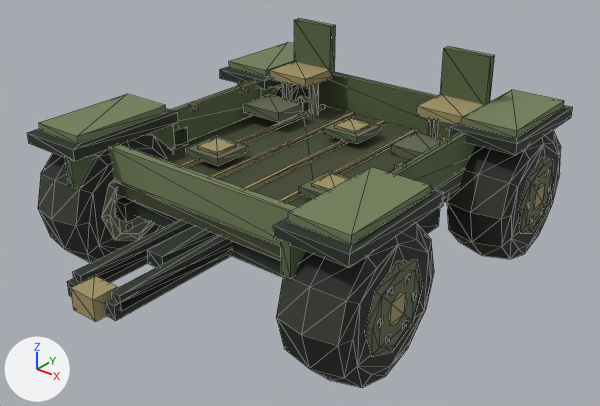
Two versions of the Blender file assets/models/wagons/wagon_weapon.blend, one commit apart.
Before and after are seen from a 50 mm camera at (5.61, -7.21, 5.13) aimed at (0.22, -0.47, 0.95). Every picture has the same lights, and +X, +Y and +Z are marked at lower left. The picture after the commit comes second. Mesh edges are drawn as thin lines.

Script lines for the objects in view, before the commit:
```python
me_drawbarframe_002 = bpy.data.meshes.new('DrawbarFrame.002')
me_drawbarframe_002.from_pydata(...)  # 24 vertices, 36 faces; spans x -0.34..0.34, y -1.84..0.15, z -0.12..0.12
me_drawbarframe_002.materials.append(mat_military_wagon_palette)  # picture img_wagon_palette_png
me_militarywagondetail_weapon = bpy.data.meshes.new('MilitaryWagonDetail_weapon')
me_militarywagondetail_weapon.from_pydata(...)  # 64 vertices, 96 faces; spans x -1.74..1.74, y -1.33..-0.55, z 1.27..1.54
me_militarywagondetail_weapon.materials.append(mat_military_wagon_palette)  # picture img_wagon_palette_png
me_pickupsharedwheelmesh = bpy.data.meshes.new('PickupSharedWheelMesh')
me_pickupsharedwheelmesh.from_pydata(...)  # 156 vertices, 208 faces; spans x -0.44..0.44, y -0.88..0.88, z -0.88..0.88
me_pickupsharedwheelmesh.materials.append(mat_military_wagon_palette)  # picture img_wagon_palette_png
ob_allterraintire_011 = bpy.data.objects.new('AllTerrainTire.011', me_pickupsharedwheelmesh)
ob_allterraintire_011.parent = ob_wheelrotation_011
ob_allterraintire_011.location = (0.0, 0.0, 0.0)
ob_drawbarframe_002 = bpy.data.objects.new('DrawbarFrame.002', me_drawbarframe_002)
ob_drawbarframe_002.parent = ob_steeringdrawbar_002
ob_drawbarframe_002.location = (0.0, 0.0, 0.0)
ob_wagondetails_weapon = bpy.data.objects.new('WagonDetails_weapon', me_militarywagondetail_weapon)
ob_wagondetails_weapon.parent = ob_steeringwheeltrailer_002
ob_wagondetails_weapon.location = (0.0, 0.0, 0.0)
# also in view: 'AllTerrainTire.008' at (-1.8, -1.55, 0.88); 'WagonDeck.002' at (0.0, -0.42, 1.51); 'AllTerrainTire.009' at (1.8, -1.55, 0.88)
```
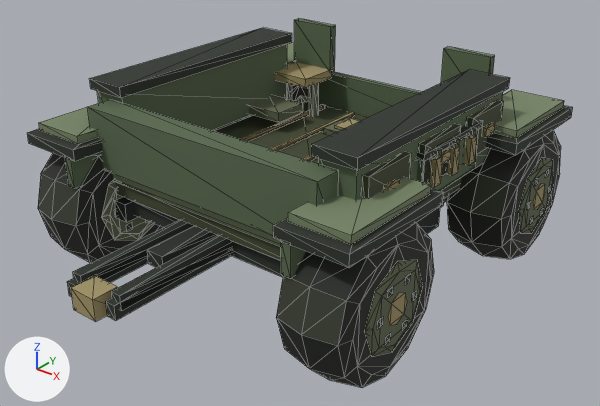
Changed parts and their boxes (x1, y1, x2, y2) in the pictures (600 x 406 px):
'WagonDetails_weapon', reshaped (mostly hidden before): before (172, 128, 188, 151); after (88, 28, 510, 235)
part 1 of me_militarywagondetail_weapon, added (green): after (97, 44, 287, 131)
part 2 of me_militarywagondetail_weapon, added: after (90, 28, 292, 98)
part 3 of me_militarywagondetail_weapon, added: after (319, 92, 503, 200)
part 4 of me_militarywagondetail_weapon, added: after (312, 70, 510, 170)
part 5 of me_militarywagondetail_weapon, added: after (467, 100, 504, 155)
part 6 of me_militarywagondetail_weapon, added: after (482, 123, 495, 137)
part 7 of me_militarywagondetail_weapon, added: after (420, 124, 461, 184)
part 8 of me_militarywagondetail_weapon, added: after (442, 149, 451, 164)
part 9 of me_militarywagondetail_weapon, added: after (363, 152, 411, 199)
part 10 of me_militarywagondetail_weapon, added: after (384, 179, 400, 191)
part 11 of me_militarywagondetail_weapon, added (green): after (88, 100, 338, 235)
part 12 of me_militarywagondetail_weapon, added (green): after (417, 129, 479, 191)
part 13 of me_militarywagondetail_weapon, added: after (417, 121, 483, 161)
part 14 of me_militarywagondetail_weapon, added: after (464, 135, 477, 165)
part 15 of me_militarywagondetail_weapon, added: after (468, 128, 476, 138)
part 16 of me_militarywagondetail_weapon, added: after (447, 145, 460, 176)
part 17 of me_militarywagondetail_weapon, deleted (mostly hidden): before (172, 128, 188, 151)
part 18 of me_militarywagondetail_weapon, added (brown): after (430, 138, 460, 187)

The change, as a diff of the scene's bpy script:
```diff
--- a/assets/models/wagons/wagon_weapon.blend.py
+++ b/assets/models/wagons/wagon_weapon.blend.py
@@ me_militarywagondetail_weapon @@
 # used by ob_wagondetails_weapon; parent = ob_steeringwheeltrailer_002; location = (0.0, 0.0, 0.0)
-me_militarywagondetail_weapon.from_pydata(...)  # 64 vertices, 96 faces; spans x -1.74..1.74, y -1.33..-0.55, z 1.27..1.54
-me_militarywagondetail_weapon.materials.append(mat_military_wagon_palette)  # picture img_wagon_palette_png
+me_militarywagondetail_weapon.from_pydata(...)  # 264 vertices, 396 faces; spans x -1.91..1.91, y -1.93..1.27, z 1.41..2.33
+# me_militarywagondetail_weapon part 1: a new loose piece, a box spanning x -1.78..-1.36, y -1.62..1.22, z 1.41..2.23, in mat_military_wagon_weapon_palette (picture img_wagon_weapon_palette_png)
+# me_militarywagondetail_weapon part 2: a new loose piece, a box spanning x -1.83..-1.32, y -1.67..1.27, z 2.21..2.33, in mat_military_wagon_weapon_palette (picture img_wagon_weapon_palette_png)
+# me_militarywagondetail_weapon part 3: a new loose piece, a box spanning x 1.36..1.78, y -1.62..1.22, z 1.41..2.23, in mat_military_wagon_weapon_palette (picture img_wagon_weapon_palette_png)
+# me_militarywagondetail_weapon part 4: a new loose piece, a box spanning x 1.32..1.83, y -1.67..1.27, z 2.21..2.33, in mat_military_wagon_weapon_palette (picture img_wagon_weapon_palette_png)
+# me_militarywagondetail_weapon part 5: a new loose piece, a box spanning x 1.77..1.85, y 0.42..1.12, z 1.64..2.1, in mat_military_wagon_weapon_palette (picture img_wagon_weapon_palette_png)
+# me_militarywagondetail_weapon part 6: a new loose piece, a box spanning x 1.845..1.895, y 0.67..0.87, z 1.82..1.92, in mat_military_wagon_weapon_palette (picture img_wagon_weapon_palette_png)
+# me_militarywagondetail_weapon part 7: a new loose piece, a box spanning x 1.77..1.85, y -0.55..0.15, z 1.64..2.1, in mat_military_wagon_weapon_palette (picture img_wagon_weapon_palette_png)
+# me_militarywagondetail_weapon part 8: a new loose piece, a box spanning x 1.845..1.895, y -0.3..-0.1, z 1.82..1.92, in mat_military_wagon_weapon_palette (picture img_wagon_weapon_palette_png)
+# me_militarywagondetail_weapon part 9: a new loose piece, a box spanning x 1.77..1.85, y -1.52..-0.82, z 1.64..2.1, in mat_military_wagon_weapon_palette (picture img_wagon_weapon_palette_png)
+# me_militarywagondetail_weapon part 10: a new loose piece, a box spanning x 1.845..1.895, y -1.27..-1.07, z 1.82..1.92, in mat_military_wagon_weapon_palette (picture img_wagon_weapon_palette_png)
+# me_militarywagondetail_weapon part 11: a new loose piece, a box spanning x -1.58..1.58, y -1.93..-1.61, z 1.42..2.12, in mat_military_wagon_weapon_palette (picture img_wagon_weapon_palette_png)
+# me_militarywagondetail_weapon part 12: a new loose piece, a box spanning x 1.55..1.85, y -0.57..0.57, z 1.5..1.97, in mat_military_wagon_weapon_palette (picture img_wagon_weapon_palette_png)
+# me_militarywagondetail_weapon part 13: a new loose piece, a box spanning x 1.525..1.875, y -0.6..0.6, z 1.955..2.025, in mat_military_wagon_weapon_palette (picture img_wagon_weapon_palette_png)
+# me_militarywagondetail_weapon part 14: a new loose piece, a box spanning x 1.83..1.91, y 0.3..0.42, z 1.62..1.92, in mat_military_wagon_weapon_palette (picture img_wagon_weapon_palette_png)
+# me_militarywagondetail_weapon part 15: a new loose piece, a box spanning x 1.835..1.905, y 0.32..0.4, z 1.915..2.005, in mat_military_wagon_weapon_palette (picture img_wagon_weapon_palette_png)
+# me_militarywagondetail_weapon part 16: a new loose piece, a box spanning x 1.83..1.91, y -0.06..0.06, z 1.62..1.92, in mat_military_wagon_weapon_palette (picture img_wagon_weapon_palette_png)
+# me_militarywagondetail_weapon part 17: the loose piece of 8 vertices spanning x -1.74..-1.5, y -1.33..-0.55, z 1.27..1.51 is deleted
+# me_militarywagondetail_weapon part 18: 24 vertices added at x 1.83..1.91, y -0.42..0.04, z 1.62..2.01
+# other edits to the shape of me_militarywagondetail_weapon do not show in these pictures
+me_militarywagondetail_weapon.materials.append(mat_military_wagon_weapon_palette)  # picture img_wagon_weapon_palette_png
```
